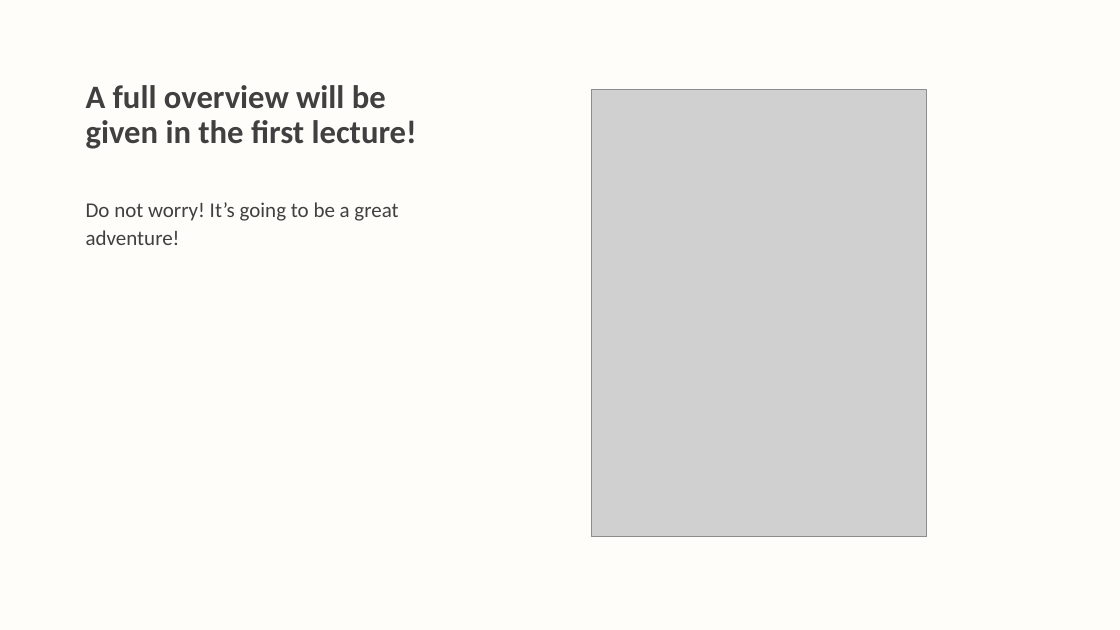
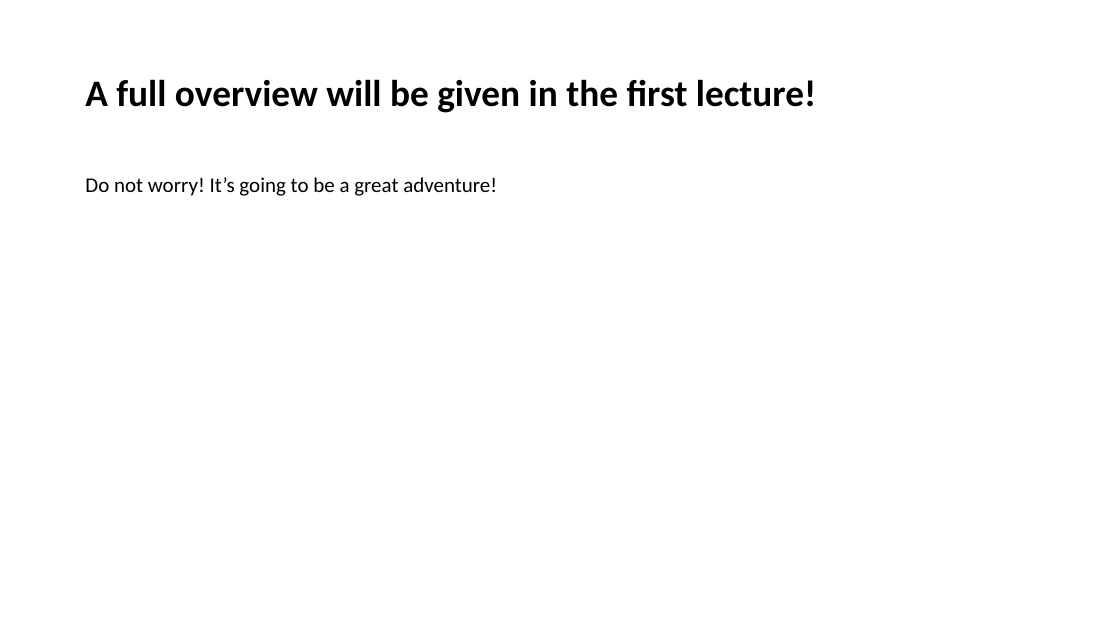
Before and after one commit to LittleMonkeyLab/PS52007Dslides, a slide deck: slide 5 of _site/lectures/Lecture00/Lecture00.pptx. Drawn at 1120x630 pixels with LibreOffice and Linux fonts; fonts in the diff are those of the drawing; grey boxes stand for pictures; background and template pictures are left out. Boxes give left, top, right and bottom in pixels: in the first picture for what was removed or moved away, otherwise in the second. Text is boxed around its words. In the diff, an @@ line names an element or a change of style, - is before the commit and + after.

```diff
--- a/_site/lectures/Lecture00/Lecture00.pptx
+++ b/_site/lectures/Lecture00/Lecture00.pptx
@@ background #FFF2CC at 10% opacity to #FFFFFF @@
@@ title "A full overview will be ..." at bbox=[85, 79, 816, 113]: size 28 to 32 pt, text colour #404040 to #000000 @@
@@ picture removed at bbox=[592, 90, 927, 537] @@
@@ text "Do not worry! It’s going ...": place and size @@
-text "Do not worry! It’s going ..." at bbox=[86, 202, 398, 245]
+text "Do not worry! It’s going ..." at bbox=[85, 177, 497, 196]
@@ text "Do not worry! It’s going ..." at bbox=[85, 177, 497, 196]: text colour #404040 to #000000; line spacing 24pt to 1; less space between paragraphs @@
```
Also in this commit, not shown: 16 other slides changed, 28 other files.
